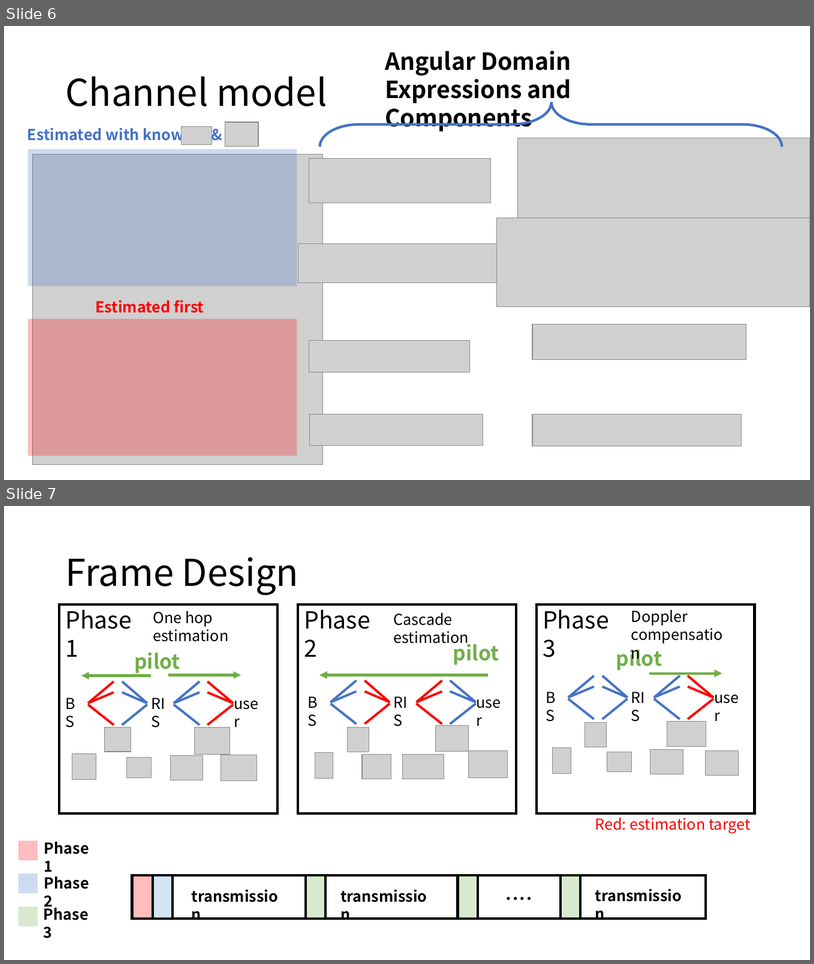
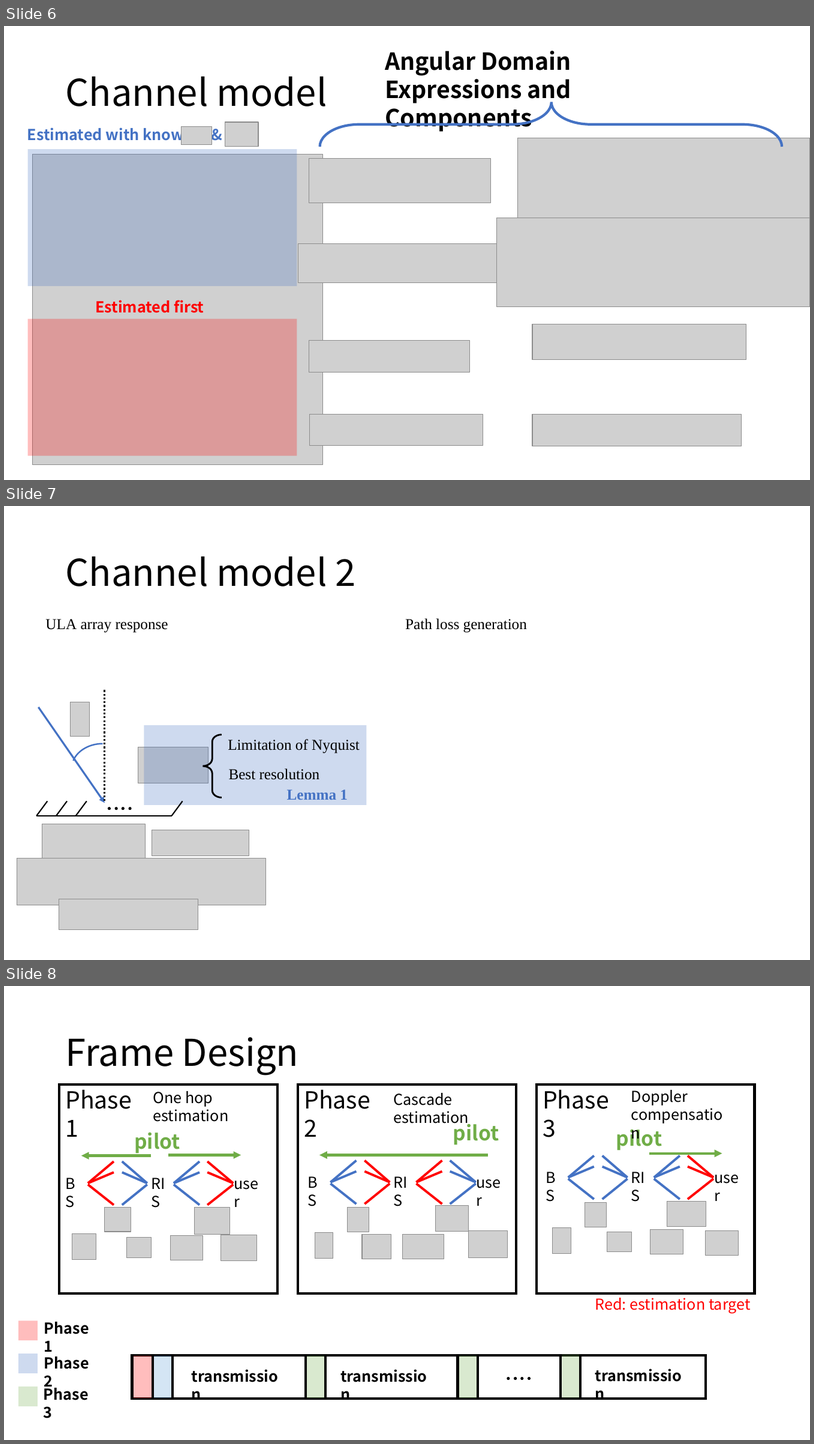
Before and after one commit to Brook1711/RIS-Angular-Domain, a slide deck: doc/RIS-angular-domain组会汇报.pptx. Shown one above the other, each under a label of ours: slides 6 and 7 before the commit, slides 6, 7 and 8 after it. The pictures are 814x964 and 814x1444 pixels, drawn with LibreOffice and Linux fonts; fonts in the diff are those of the drawing; grey boxes stand for pictures. Boxes give left, top, right and bottom in pixels: in the first picture for what was removed or moved away, otherwise in the second. Text is boxed around its words. In the diff, an @@ line names an element or a change of style, - is before the commit and + after.

```diff
--- a/doc/RIS-angular-domain组会汇报.pptx
+++ b/doc/RIS-angular-domain组会汇报.pptx
@@ slide 7 added at box(4, 506, 810, 960), background #FFFFFF @@
@@ title added at box(65, 556, 356, 586), 44 pt, text #000000 @@
+Channel model 2
@@ text added at box(45, 619, 168, 633), 18 pt, text #000000 @@
+ULA array response
@@ text added at box(405, 618, 527, 633), 18 pt, text #000000 @@
+Path loss generation
@@ picture added at box(71, 702, 90, 736) @@
@@ line added from (104, 690) to (104, 802), #000000 2.25 pt dashed @@
@@ arrow added from (38, 707) to (105, 802), #4472C4 2.25 pt @@
@@ rectangle added at box(144, 725, 366, 805), fill #4472C4 at 26% opacity @@
@@ left brace added at box(203, 735, 222, 798), outline #000000 2 pt @@
@@ text added at box(228, 739, 360, 753), 18 pt, text #000000 @@
+Limitation of Nyquist
@@ arc (boxed as its full ellipse) added at box(72, 744, 134, 794), outline #4472C4 1.75 pt @@
@@ picture added at box(138, 747, 208, 783) @@
@@ text added at box(229, 768, 320, 780), 18 pt, text #000000 @@
+Best resolution
@@ text added at box(287, 789, 348, 799), 18 pt, text #4472C4, bold @@
+Lemma 1
@@ group added at box(36, 801, 182, 816): 5 lines, 4 ellipses @@
@@ picture added at box(42, 823, 146, 861) @@
@@ picture added at box(152, 829, 249, 856) @@
@@ picture added at box(17, 858, 266, 904) @@
@@ picture added at box(59, 899, 199, 930) @@
@@ what was slide 7 is now slide 8 @@
```
Also in this commit, not shown: 1 other file.
